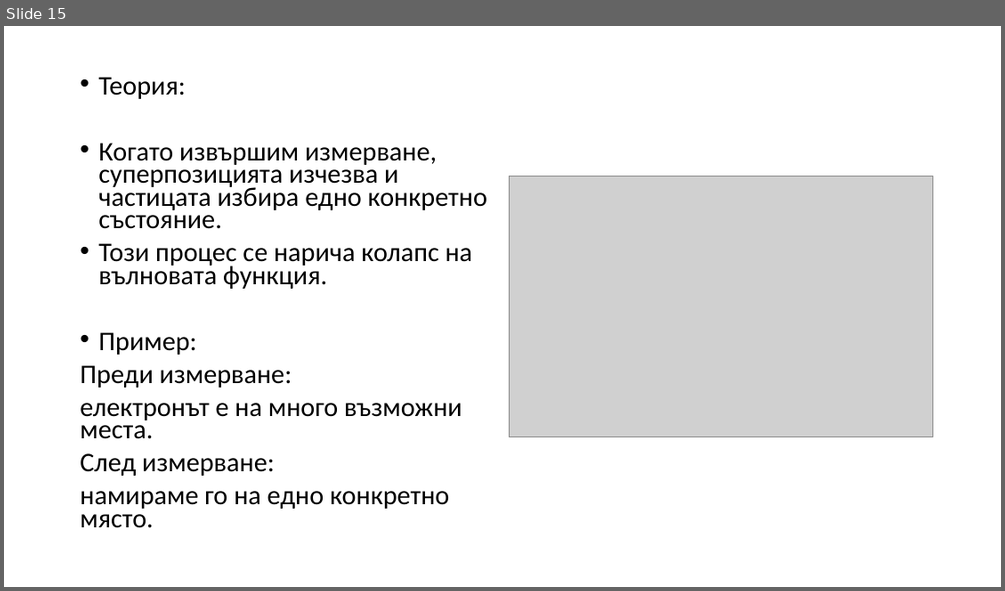
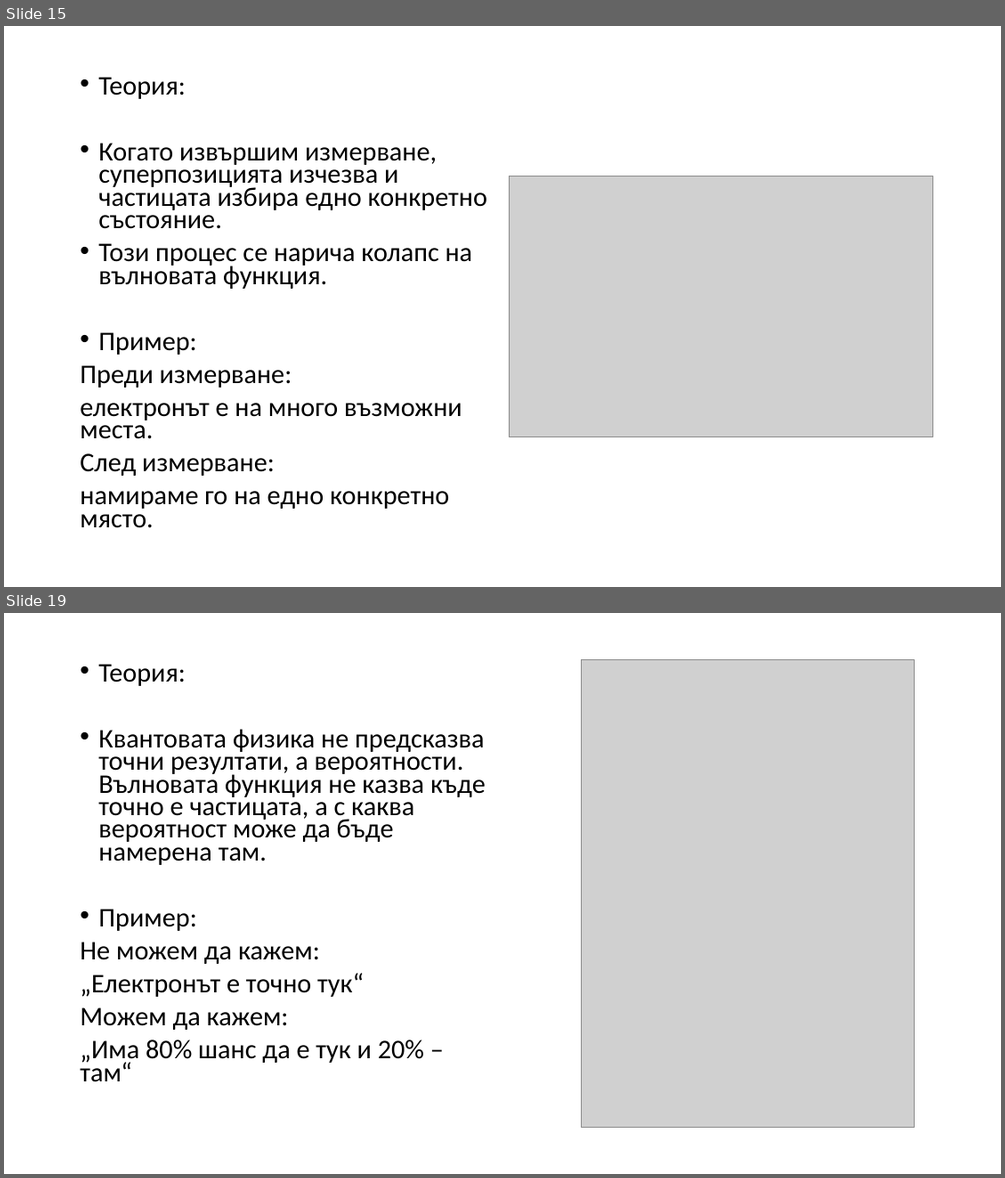
Before and after one commit to LAB5fire/PPQM, a slide deck: kvantova vizika.pptx. Shown one above the other, each under a label of ours: slide 15 before the commit, slides 15 and 19 after it; the slides between them are not shown. The pictures are 1005x591 and 1005x1178 pixels, drawn with LibreOffice and Linux fonts; fonts in the diff are those of the drawing; grey boxes stand for pictures. Boxes give left, top, right and bottom in pixels: in the first picture for what was removed or moved away, otherwise in the second. Text is boxed around its words. In the diff, an @@ line names an element or a change of style, - is before the commit and + after.

```diff
--- a/kvantova vizika.pptx
+++ b/kvantova vizika.pptx
@@ slide 19 added at box(4, 613, 1001, 1174), background #FFFFFF @@
@@ text added at box(80, 664, 485, 1082), 25.9 pt, text #000000 @@
+• Теория:
+• Квантовата физика не предсказва точни резултати, а вероятности. Вълновата функция не казва къде точно е частицата, а с каква вероятност може да бъде намерена там.
+• Пример:
+Не можем да кажем:
+„Електронът е точно тук“
+Можем да кажем:
+„Има 80% шанс да е тук и 20% – там“
@@ picture added at box(582, 660, 914, 1127) @@
```
Also in this commit, not shown: 4 other slides added.
